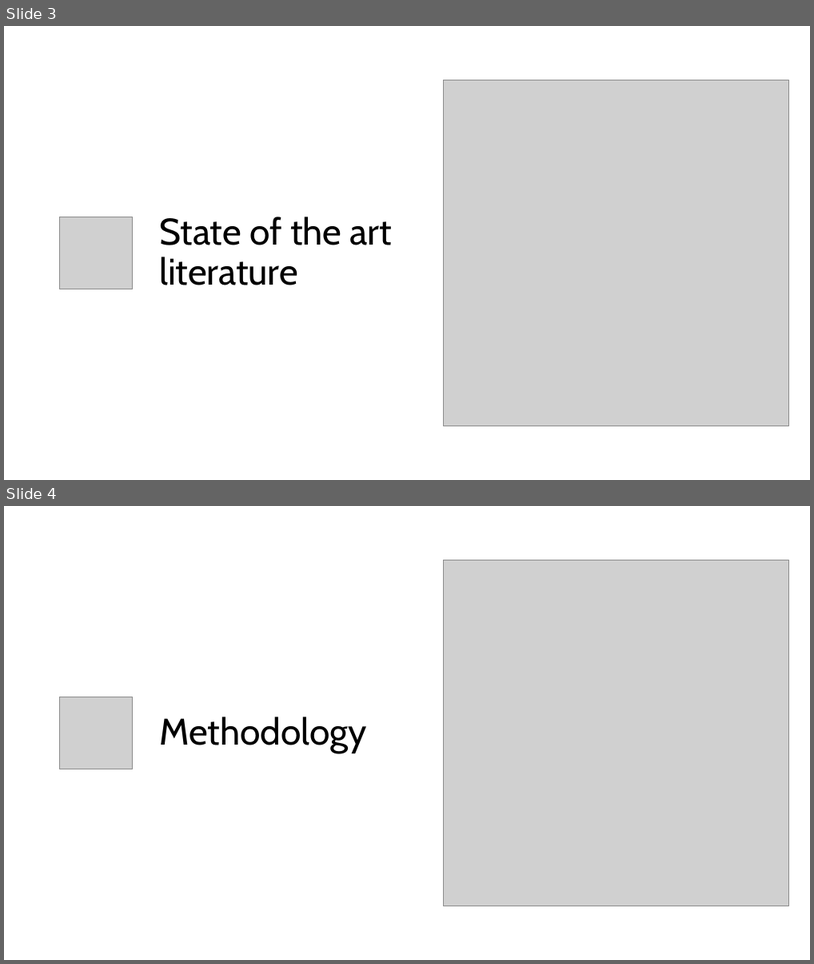
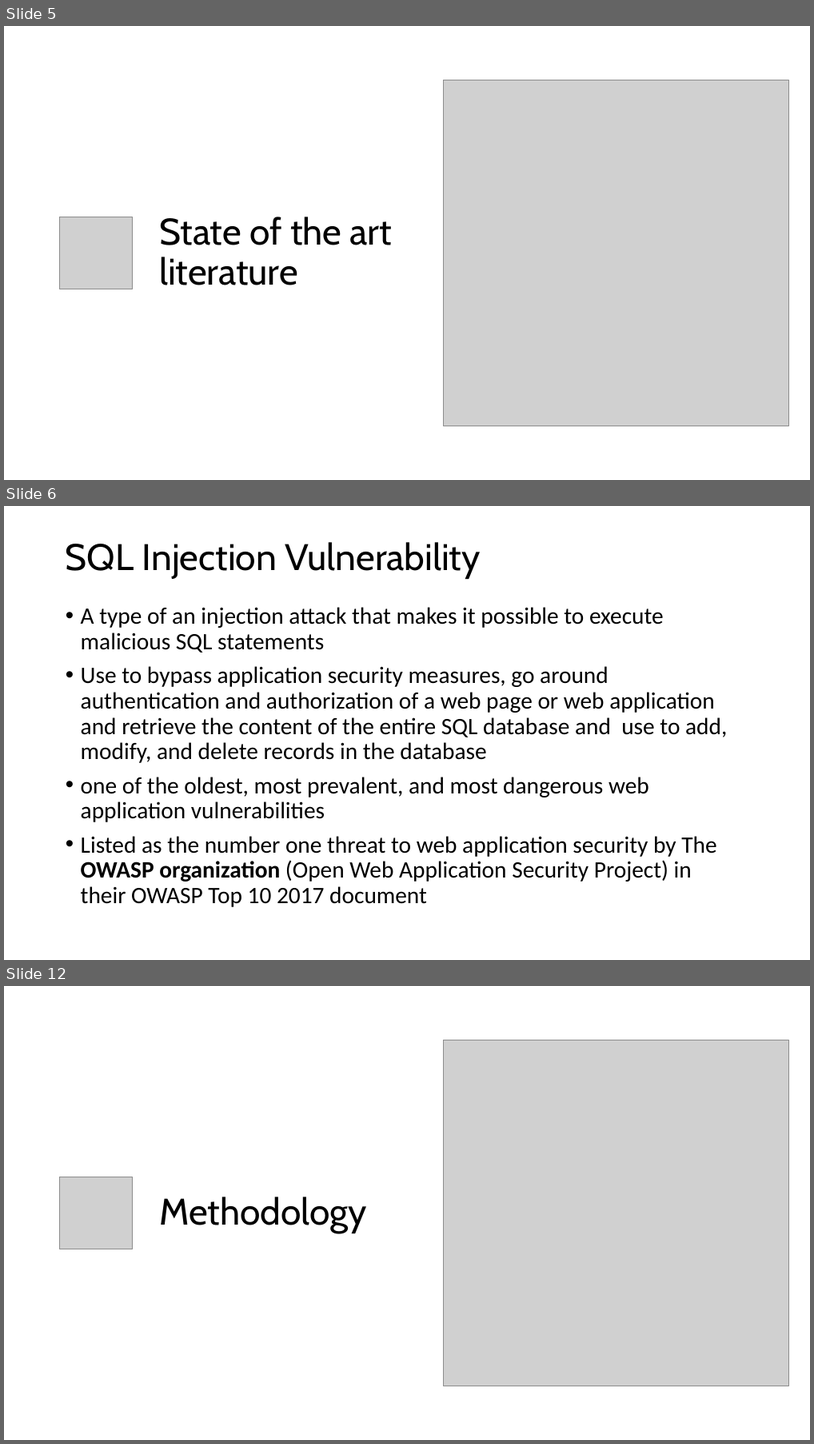
Before and after one commit to lsiddiqsunny/Undergraduate-Thesis, a slide deck: Presentation/SQL Vulnerability after 4-1 mid.pptx. Shown one above the other, each under a label of ours: slides 3 and 4 before the commit, slides 5, 6 and 12 after it; the slides between them are not shown. The pictures are 814x964 and 814x1444 pixels, drawn with LibreOffice and Linux fonts; fonts in the diff are those of the drawing; grey boxes stand for pictures. Boxes give left, top, right and bottom in pixels: in the first picture for what was removed or moved away, otherwise in the second. Text is boxed around its words. In the diff, an @@ line names an element or a change of style, - is before the commit and + after.

```diff
--- a/Presentation/SQL Vulnerability after 4-1 mid.pptx
+++ b/Presentation/SQL Vulnerability after 4-1 mid.pptx
@@ slide 6 added at [4,506,810,960], background #FFFFFF @@
@@ title added at [66,542,480,578], 44 pt, text #000000 @@
+SQL Injection Vulnerability
@@ text added at [81,607,727,907], 28 pt, text #000000 @@
+• A type of an injection attack that makes it possible to execute malicious SQL statements
+• Use to bypass application security measures, go around authentication and authorization of a web page or web application and retrieve the content of the entire SQL database and use to add, modify, and delete records in the database
+• one of the oldest, most prevalent, and most dangerous web application vulnerabilities
+• Listed as the number one threat to web application security by The OWASP organization (Open Web Application Security Project) in their OWASP Top 10 2017 document
@@ what was slide 3 is now slide 5 @@
@@ what was slide 4 is now slide 12 @@
```
Also in this commit, not shown: 1 slide changed, 7 other slides added.
